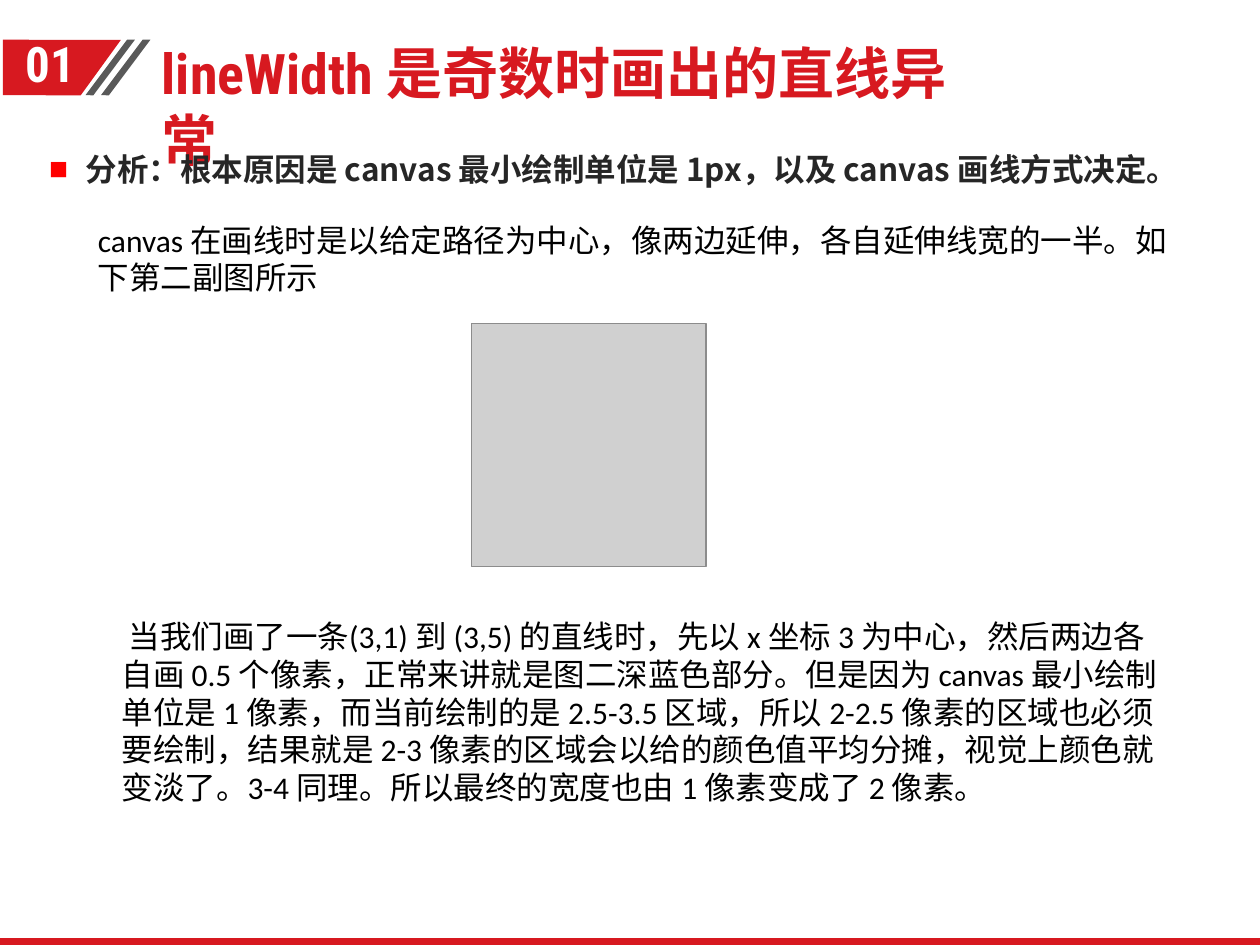
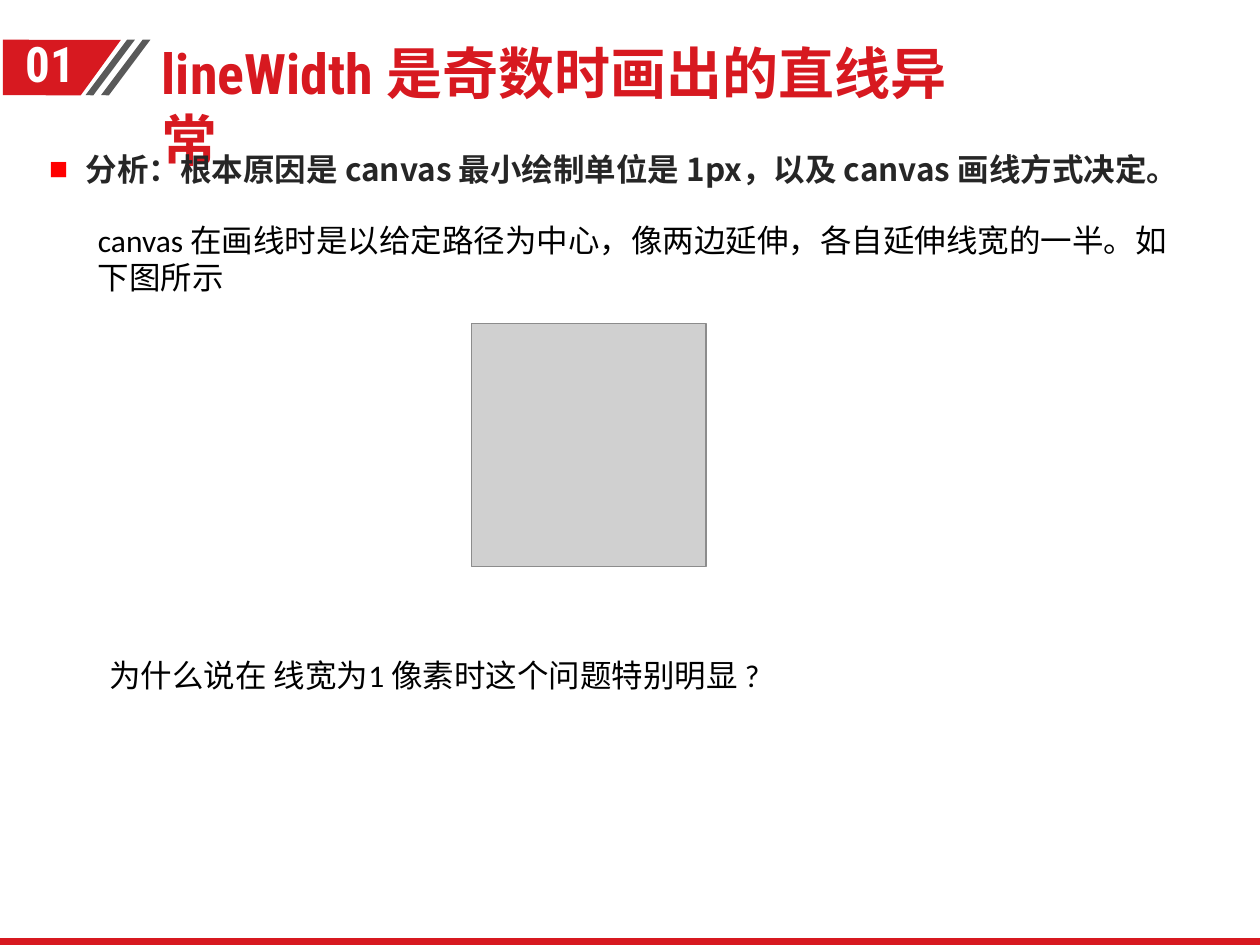
Before and after one commit to Yuchaocheng/canvas, a slide deck: slide 11 of canvas基础分享.pptx. Drawn at 1260x945 pixels with LibreOffice and Linux fonts; fonts in the diff are those of the drawing; grey boxes stand for pictures; background and template pictures are left out. Boxes give left, top, right and bottom in pixels: in the first picture for what was removed or moved away, otherwise in the second. Text is boxed around its words. In the diff, an @@ line names an element or a change of style, - is before the commit and + after.

```diff
--- a/canvas基础分享.pptx
+++ b/canvas基础分享.pptx
@@ text at (98, 225, 1166, 292): text changed @@
-canvas 在画线时是以给定路径为中心，像两边延伸，各自延伸线宽的一半。如下第二副图所示
+canvas 在画线时是以给定路径为中心，像两边延伸，各自延伸线宽的一半。如下图所示
@@ text at (109, 660, 737, 690): text changed @@
-当我们画了一条(3,1) 到 (3,5) 的直线时，先以 x 坐标 3 为中心，然后两边各自画 0.5 个像素，正常来讲就是图二深蓝色部分。但是因为 canvas 最小绘制单位是 1 像素，而当前绘制的是 2.5-3.5 区域，所以 2-2.5 像素的区域也必须要绘制，结果就是 2-3 像素的区域会以给的颜色值平均分摊，视觉上颜色就变淡了。3-4 同理。所以最终的宽度也由 1 像素变成了 2 像素。
+为什么说在 线宽为1 像素时这个问题特别明显 ?
```
Also in this commit, not shown: 13 other slides changed.
